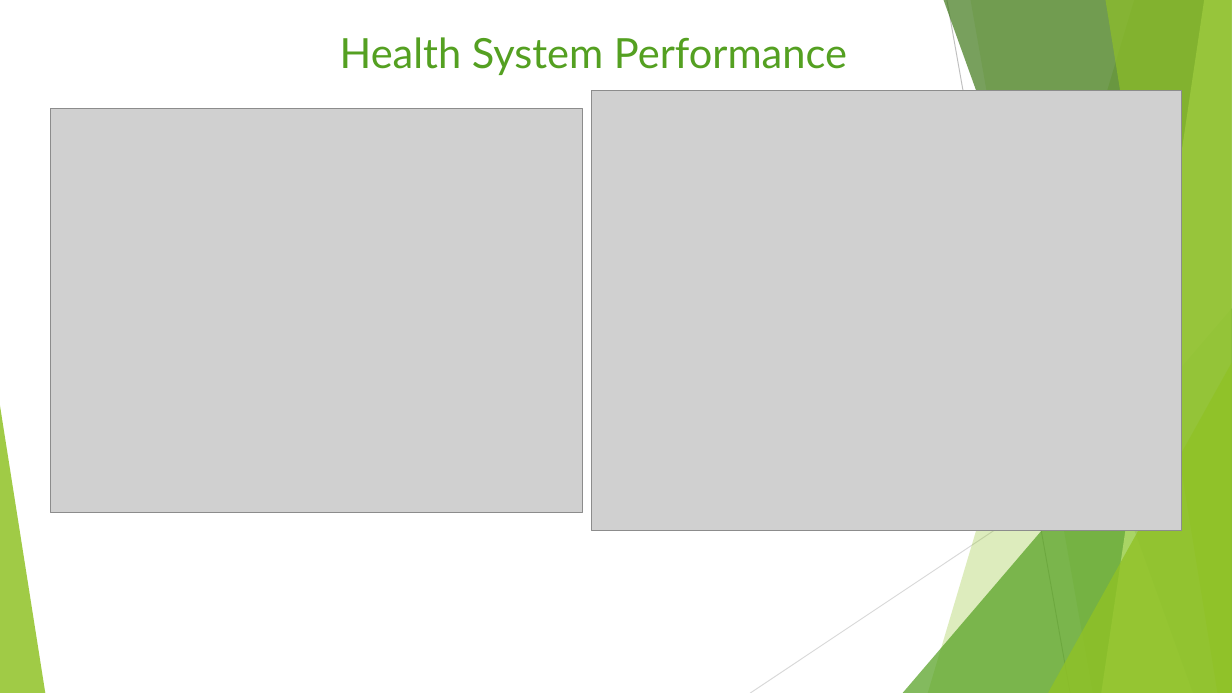
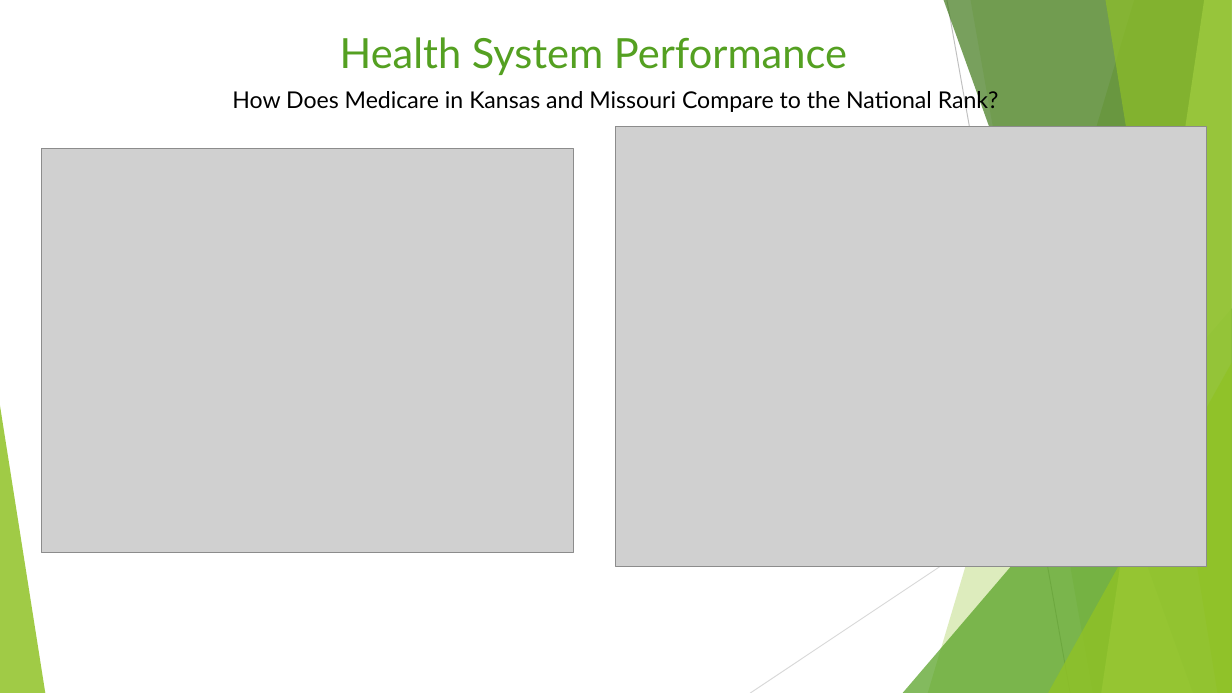
Before and after one commit to TedMur/SnakeBait, a slide deck: slide 12 of SnakeBitePresentation.pptx (slide 13 before the commit). Drawn at 1232x693 pixels with LibreOffice and Linux fonts; fonts in the diff are those of the drawing; grey boxes stand for pictures. Boxes give left, top, right and bottom in pixels: in the first picture for what was removed or moved away, otherwise in the second. Text is boxed around its words. In the diff, an @@ line names an element or a change of style, - is before the commit and + after.

```diff
--- a/SnakeBitePresentation.pptx
+++ b/SnakeBitePresentation.pptx
@@ text added at [232, 88, 999, 114], 18 pt, text #000000 @@
+How Does Medicare in Kansas and Missouri Compare to the National Rank?
@@ picture: place and size @@
-picture at [51, 108, 583, 513]
+picture at [42, 149, 574, 554]
@@ picture: place and size @@
-picture at [592, 91, 1182, 531]
+picture at [616, 127, 1207, 567]
```
Also in this commit, not shown: 9 other slides changed.
